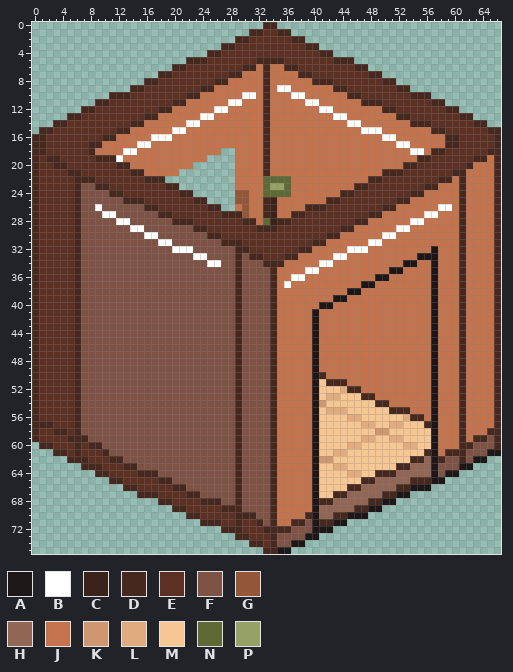
Two states of a sprite sheet, Assets/Images/elevator/elevator-pixel-door-frame.png. Above, as it was before the edit.
The file is 67x76 pixels. Colours within 5 levels of each other are drawn and written as one.
Palette (. is transparent): A #1d1718  B #ffffff  C #3a211a  D #47281f  E #5c3023  F #7e5346  G #935639  H #926655  J #c4734c  K #ce976f  L #e0ac7f  M #f6c693  N #5f6936  P #95a165
Now the later version:
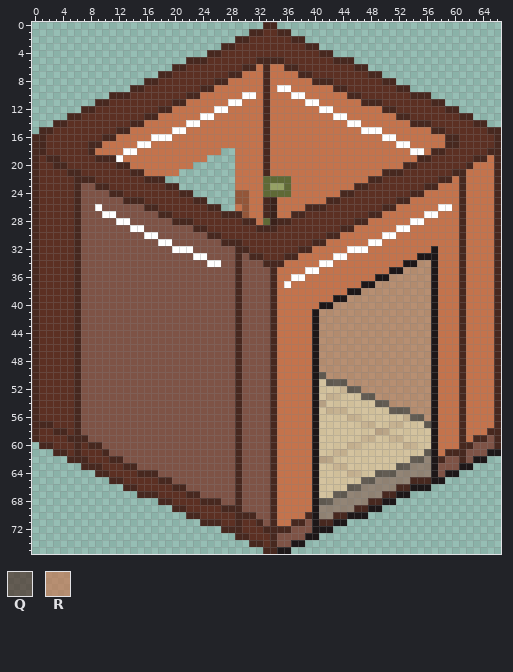
Colours new in this view: Q #47281fa6  R #c8764fa6
Commit message: Update front elevator design
Change:
{"colour":"H","old":"#926655","new":"#926655a6"}
{"colour":"K","old":"#ce976f","new":"#ce976fa6"}
{"colour":"L","old":"#e0ac7f","new":"#e0ac7fa6"}
{"colour":"M","old":"#f6c693","new":"#f6c693a6"}
{"y":34,"x":55,"old":"JJ","new":"RR"}
{"y":35,"x":53,"old":"JJJJ","new":"RRRR"}
{"y":36,"x":51,"old":"JJJJJJ","new":"RRRRRR"}
{"y":37,"x":49,"old":"JJJJJJJJ","new":"RRRRRRRR"}
{"y":38,"x":47,"old":"JJJJJJJJJJ","new":"RRRRRRRRRR"}
{"y":39,"x":45,"old":"JJJJJJJJJJJJ","new":"RRRRRRRRRRRR"}
{"y":40,"x":43,"old":"JJJJJJJJJJJJJJ","new":"RRRRRRRRRRRRRR"}
{"y":41,"x":41,"old":"JJJJJJJJJJJJJJJJ","new":"RRRRRRRRRRRRRRRR"}
{"y":42,"x":41,"old":"JJJJJJJJJJJJJJJJ","new":"RRRRRRRRRRRRRRRR"}
{"y":43,"x":41,"old":"JJJJJJJJJJJJJJJJ","new":"RRRRRRRRRRRRRRRR"}
{"y":44,"x":41,"old":"JJJJJJJJJJJJJJJJ","new":"RRRRRRRRRRRRRRRR"}
{"y":45,"x":41,"old":"JJJJJJJJJJJJJJJJ","new":"RRRRRRRRRRRRRRRR"}
{"y":46,"x":41,"old":"JJJJJJJJJJJJJJJJ","new":"RRRRRRRRRRRRRRRR"}
{"y":47,"x":41,"old":"JJJJJJJJJJJJJJJJ","new":"RRRRRRRRRRRRRRRR"}
{"y":48,"x":41,"old":"JJJJJJJJJJJJJJJJ","new":"RRRRRRRRRRRRRRRR"}
{"y":49,"x":41,"old":"JJJJJJJJJJJJJJJJ","new":"RRRRRRRRRRRRRRRR"}
{"y":50,"x":41,"old":"DJJJJJJJJJJJJJJJ","new":"QRRRRRRRRRRRRRRR"}
{"y":51,"x":42,"old":"DDDJJJJJJJJJJJJ","new":"QQQRRRRRRRRRRRR"}
{"y":52,"x":45,"old":"DDJJJJJJJJJJ","new":"QQRRRRRRRRRR"}
{"y":53,"x":47,"old":"DDJJJJJJJJ","new":"QQRRRRRRRR"}
{"y":54,"x":49,"old":"DDJJJJJJ","new":"QQRRRRRR"}
{"y":55,"x":51,"old":"DDDJJJ","new":"QQQRRR"}
{"y":56,"x":54,"old":"DDJ","new":"QQR"}
{"y":57,"x":56,"old":"D","new":"Q"}
{"y":61,"x":56,"old":"D","new":"Q"}
{"y":62,"x":54,"old":"DD","new":"QQ"}
{"y":63,"x":52,"old":"DD","new":"QQ"}
{"y":64,"x":49,"old":"DDD","new":"QQQ"}
{"y":65,"x":47,"old":"DD","new":"QQ"}
{"y":66,"x":45,"old":"DD","new":"QQ"}
{"y":67,"x":43,"old":"DD","new":"QQ"}
{"y":68,"x":41,"old":"DD","new":"QQ"}
